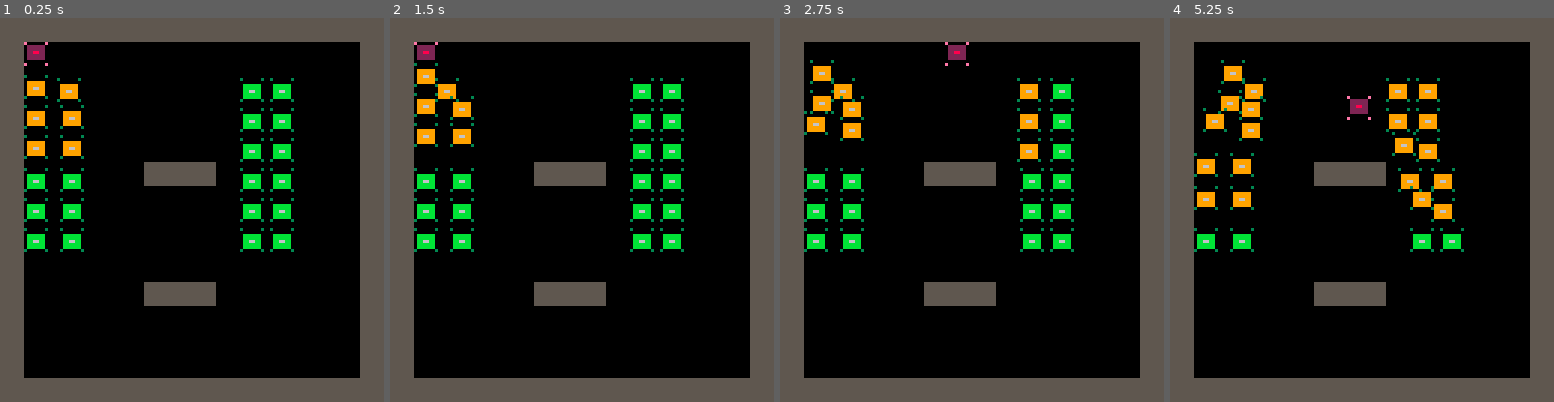
Above: before the commit, frames 1-4 (left to right).
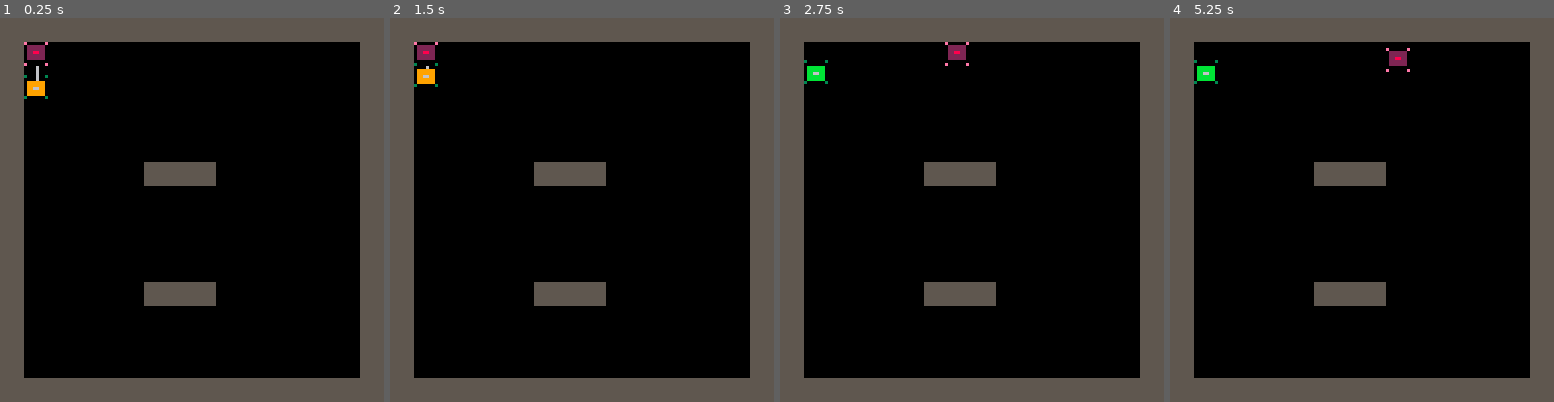
Above: after the commit, the same moments.

Repository: RobertoFreireFerrazPassos/pico8
Game: PICO-8 cartridge pico8topdowntutorial.p8
Same seed, same stepped clock (60 frames per second), same inputs: the game is played once before the commit and once after it.
Inputs:
- Up to frame 1 (0.25 s): no input
- Up to frame 2 (1.5 s): tap X (X key) at 0.33, 1.07 s; tap O (Z key) at 0.7 s
- Up to frame 3 (2.75 s): hold Right 1.6-2.1 s; tap O (Z key) at 1.7, 2.1, 2.5 s; tap X (X key) at 1.85 s; hold Up 2.15-2.42 s; hold Right from 2.47 s (still down)
- Up to frame 4 (5.25 s): tap O (Z key) every 0.4 s from 2.9 to 4.9 s; tap X (X key) at 2.97, 4.08, 5.2 s; release Right at 3.03 s; hold Left 3.08-3.58 s; hold Down 3.63-3.97 s; hold Right 4.02-4.68 s; hold Up 4.73-5.03 s; hold Left from 5.08 s (still down)

The runs differ from the first frame. In frame 1, 4.8% of the frame differs, in the area x 6-77%, y 12-61%; in frame 2, 4.8%; in frame 3, 5.0%; in frame 4, 5.6%, in the area x 6-77%, y 7-61%.

Commit message:
decrease FOV when close

Diff:
--- a/pico8topdowntutorial.p8
+++ b/pico8topdowntutorial.p8
@@ -119,8 +119,6 @@
 }
 -->8
 -- enemy --
-fov=5--field of view number of sprites
-
 enemy = class:new({
 		sprt=2,
 		x=0,
@@ -134,6 +132,11 @@
 		st=0,-- 0- far 1-wall  2-find
 		box={x=1,y=2,w=6,h=5},
 		findplayer = function(_ENV)
+			local fov=5--field of view number of sprites
+			if (p.x-x)> 25 or (p.y-y)<25 then
+			 fov=3
+			end
+
 			xd=flr((p.x-x)/fov)
 		 yd=flr((p.y-y)/fov)
 			if abs(xd)>=8 or abs(yd)>=8 then
@@ -165,10 +168,26 @@
 
 			if abs(xd)>=abs(yd) then
 				xy.x=x+xsd*spd
-				xyc.x=x+xsd*2--2>spd for collision detection
+				xyc.x=x+xsd*2--2 must be > spd for collision detection
+
+			 -- try to go around wall
+				if collideflag(xy.x,y,1) then
+					xy.x=x
+				 xyc.x=x
+					xy.y=y+ysd*spd
+			 	xyc.y=y+ysd*2
+				end
 			else
 			 xy.y=y+ysd*spd
-			 xyc.y=y+ysd*2--2>spd for collision detection
+			 xyc.y=y+ysd*2
+
+			 -- try to go around wall
+			 if collideflag(x,xy.y,1) then
+					xy.y=y
+			  xyc.y=y
+					xy.x=x+xsd*spd
+				 xyc.x=x+xsd*2
+				end
 			end
 
 			foreach(enemies, function(e)
@@ -201,37 +220,14 @@
 			end
 		end,
 		draw = function(_ENV)
-		 --line(x+4, y+4, mx, my)
+		 line(x+4, y+4, mx, my)
 			pal(11,11-st)
 			spr(sprt,x,y)
 		end
 })
 
 enemies={
-	enemy:new({x=8,y=20}),
-	enemy:new({x=8,y=30}),
-	enemy:new({x=8,y=40}),
-	enemy:new({x=8,y=50}),
-	enemy:new({x=8,y=60}),
-	enemy:new({x=8,y=70}),
-	enemy:new({x=20,y=20}),
-	enemy:new({x=20,y=30}),
-	enemy:new({x=20,y=40}),
-	enemy:new({x=20,y=50}),
-	enemy:new({x=20,y=60}),
-	enemy:new({x=20,y=70}),
-	enemy:new({x=80,y=20}),
-	enemy:new({x=80,y=30}),
-	enemy:new({x=80,y=40}),
-	enemy:new({x=80,y=50}),
-	enemy:new({x=80,y=60}),
-	enemy:new({x=80,y=70}),
-	enemy:new({x=90,y=20}),
-	enemy:new({x=90,y=30}),
-	enemy:new({x=90,y=40}),
-	enemy:new({x=90,y=50}),
-	enemy:new({x=90,y=60}),
-	enemy:new({x=90,y=70}),
+	enemy:new({x=8,y=20})
 }
 __gfx__
 00000000e000000e3000000300000000000000000000000000000000000000000000000000000000000000000000000000000000000000000000000000000000
